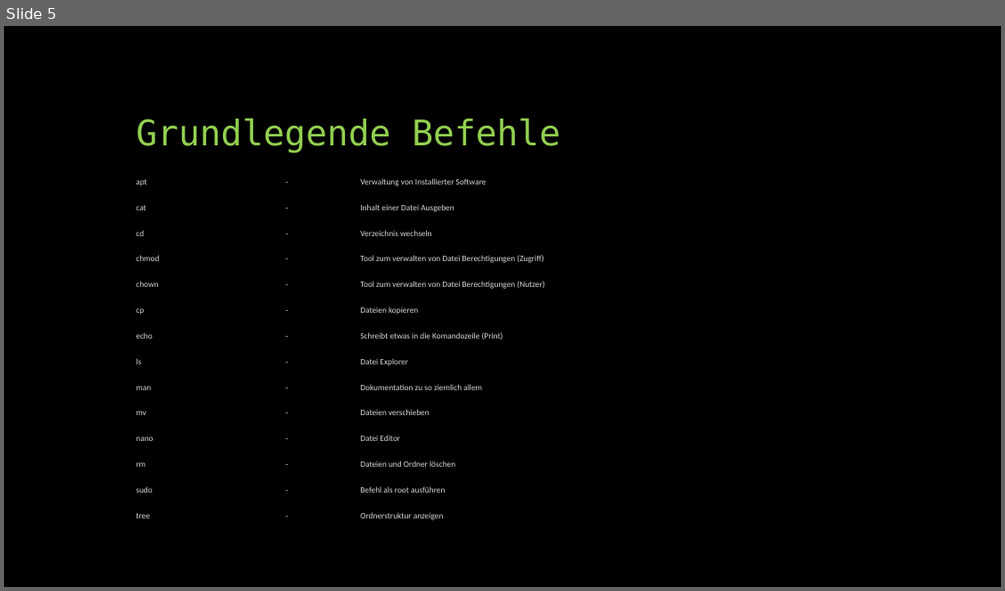
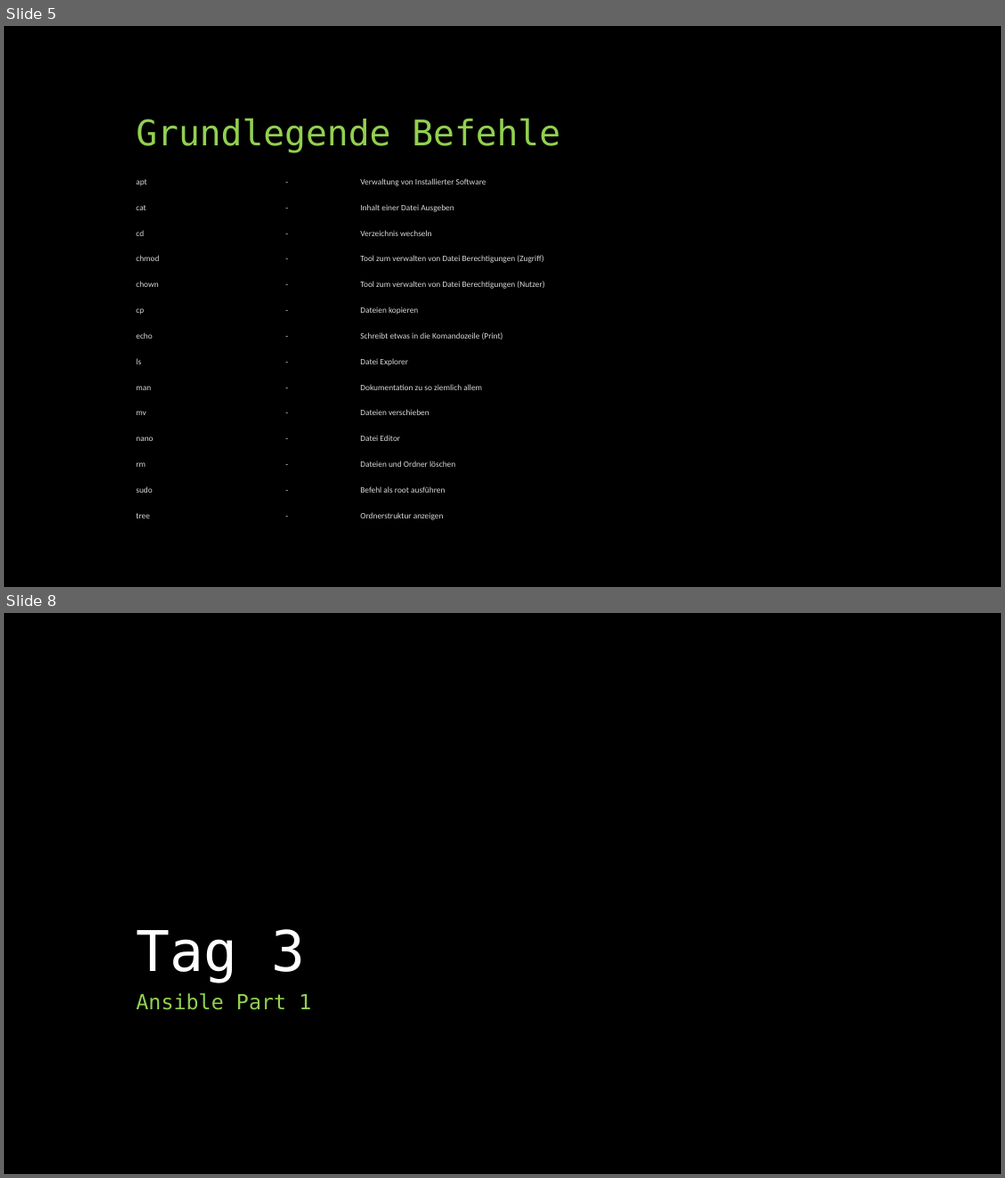
Before and after one commit to fwidder/Linux1x1, a slide deck: Linux 1x1.pptx. Shown one above the other, each under a label of ours: slide 5 before the commit, slides 5 and 8 after it; the slides between them are not shown. The pictures are 1005x591 and 1005x1178 pixels, drawn with LibreOffice and Linux fonts; fonts in the diff are those of the drawing. Boxes give left, top, right and bottom in pixels: in the first picture for what was removed or moved away, otherwise in the second. Text is boxed around its words. In the diff, an @@ line names an element or a change of style, - is before the commit and + after.

```diff
--- a/Linux 1x1.pptx
+++ b/Linux 1x1.pptx
@@ slide 8 added at bbox=[4, 613, 1001, 1174], background #000000 @@
@@ title added at bbox=[136, 929, 305, 982], 54 pt, text #FFFFFF @@
+Tag 3
@@ text added at bbox=[136, 993, 311, 1010], 20 pt, text #92D050 @@
+Ansible Part 1
```
Also in this commit, not shown: 4 other slides added.
